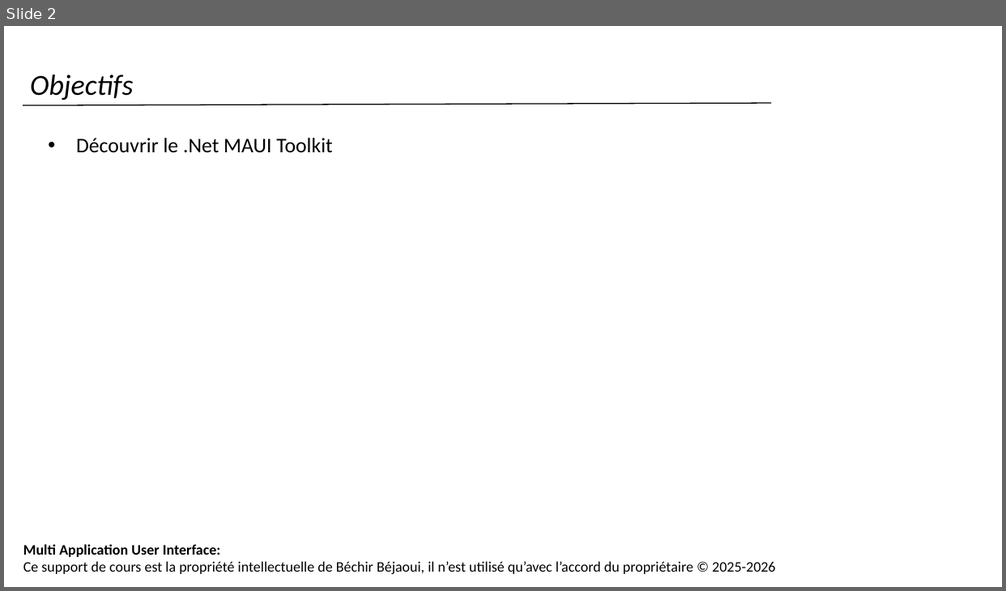
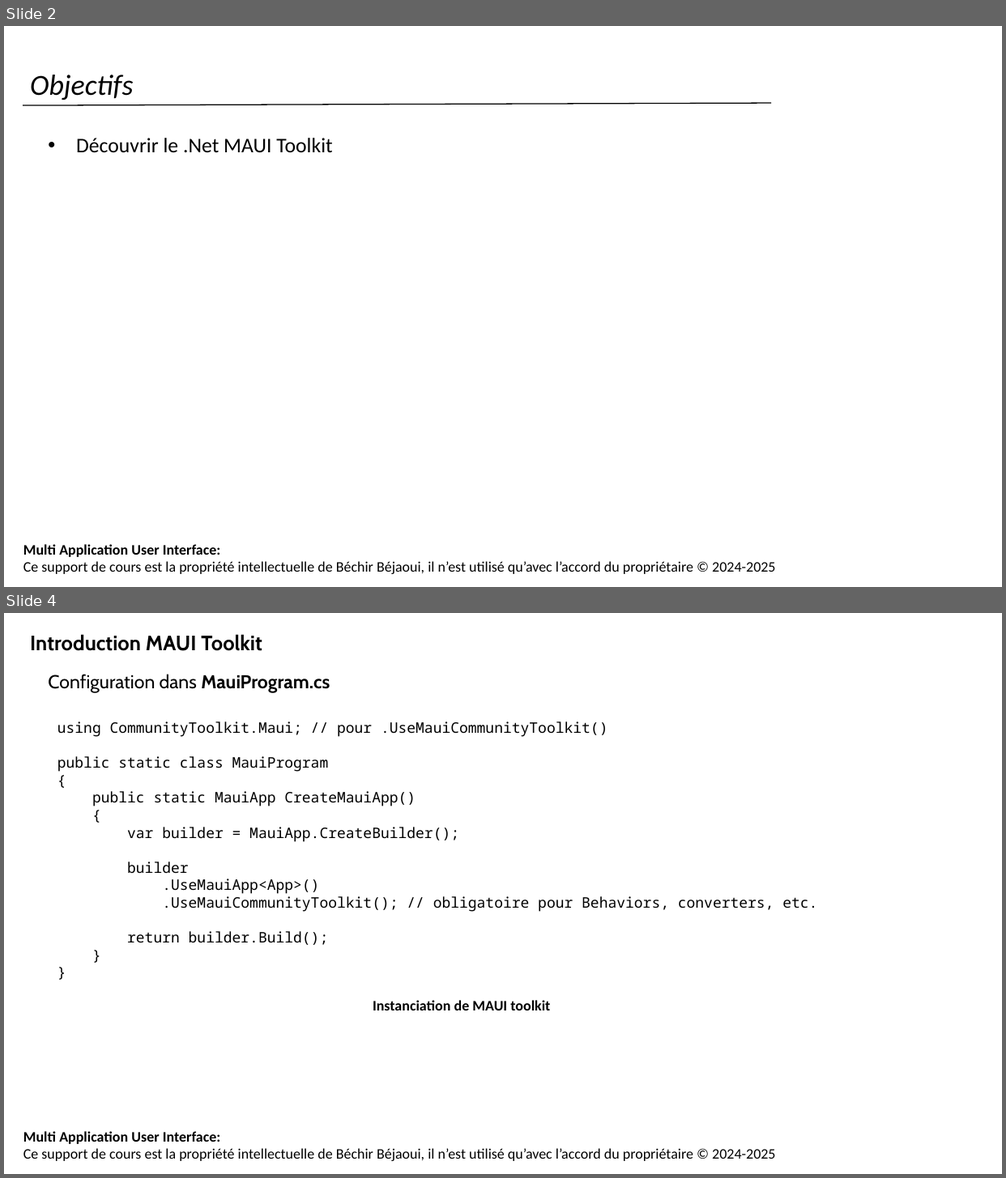
Before and after one commit to bejaouibechir/MAUI, a slide deck: 16.MAUI Toolkit.pptx. Shown one above the other, each under a label of ours: slide 2 before the commit, slides 2 and 4 after it; the slides between them are not shown. The pictures are 1006x591 and 1006x1178 pixels, drawn with LibreOffice and Linux fonts; fonts in the diff are those of the drawing; background and template pictures are left out. Boxes give left, top, right and bottom in pixels: in the first picture for what was removed or moved away, otherwise in the second. Text is boxed around its words. In the diff, an @@ line names an element or a change of style, - is before the commit and + after.

```diff
--- a/16.MAUI Toolkit.pptx
+++ b/16.MAUI Toolkit.pptx
@@ slide 4 added at [4, 613, 1002, 1174], background #FFFFFF; not listed: 1 template element that a slide beside it also shows @@
@@ text added at [30, 634, 262, 651], 20 pt, text #000000, bold @@
+Introduction MAUI Toolkit
@@ text added at [48, 674, 330, 693], 18 pt, text #000000 @@
+Configuration dans MauiProgram.cs
@@ text added at [57, 722, 817, 945], 14 pt, text #000000 @@
+using CommunityToolkit.Maui; // pour .UseMauiCommunityToolkit()
+public static class MauiProgram
+{
+public static MauiApp CreateMauiApp()
+{
+var builder = MauiApp.CreateBuilder();
+builder
+.UseMauiApp<App>()
+.UseMauiCommunityToolkit(); // obligatoire pour Behaviors, converters, etc.
+return builder.Build();
+}
+}
@@ text added at [373, 1000, 550, 1011], 14 pt, text #000000, bold @@
+Instanciation de MAUI toolkit
@@ slide 2 changed as well @@
@@ text at [23, 561, 775, 574]: text changed @@
-Ce support de cours est la propriété intellectuelle de Béchir Béjaoui, il n’est utilisé qu’avec l’accord du propriétaire © 2025-2026
+Ce support de cours est la propriété intellectuelle de Béchir Béjaoui, il n’est utilisé qu’avec l’accord du propriétaire © 2024-2025
```
Also in this commit, not shown: 5 other slides changed, 10 other slides added, 6 slides removed, 2 other files.
